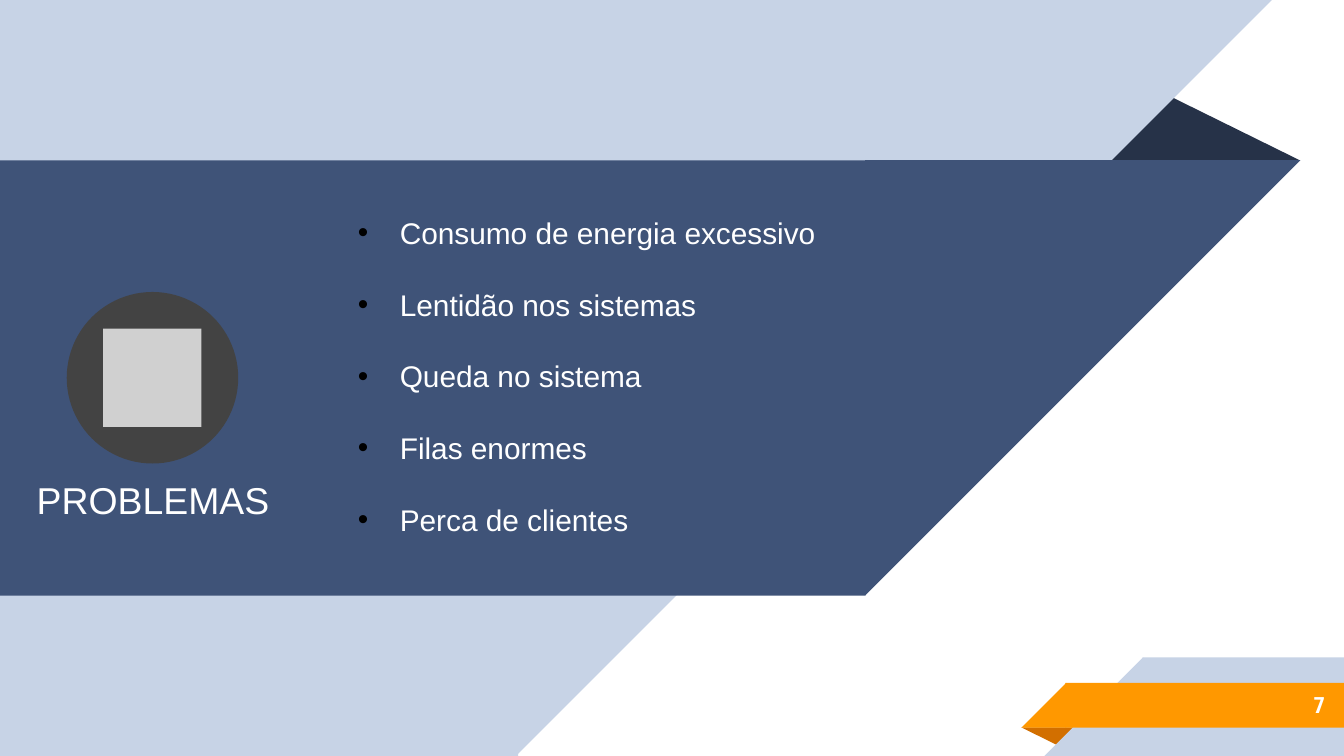
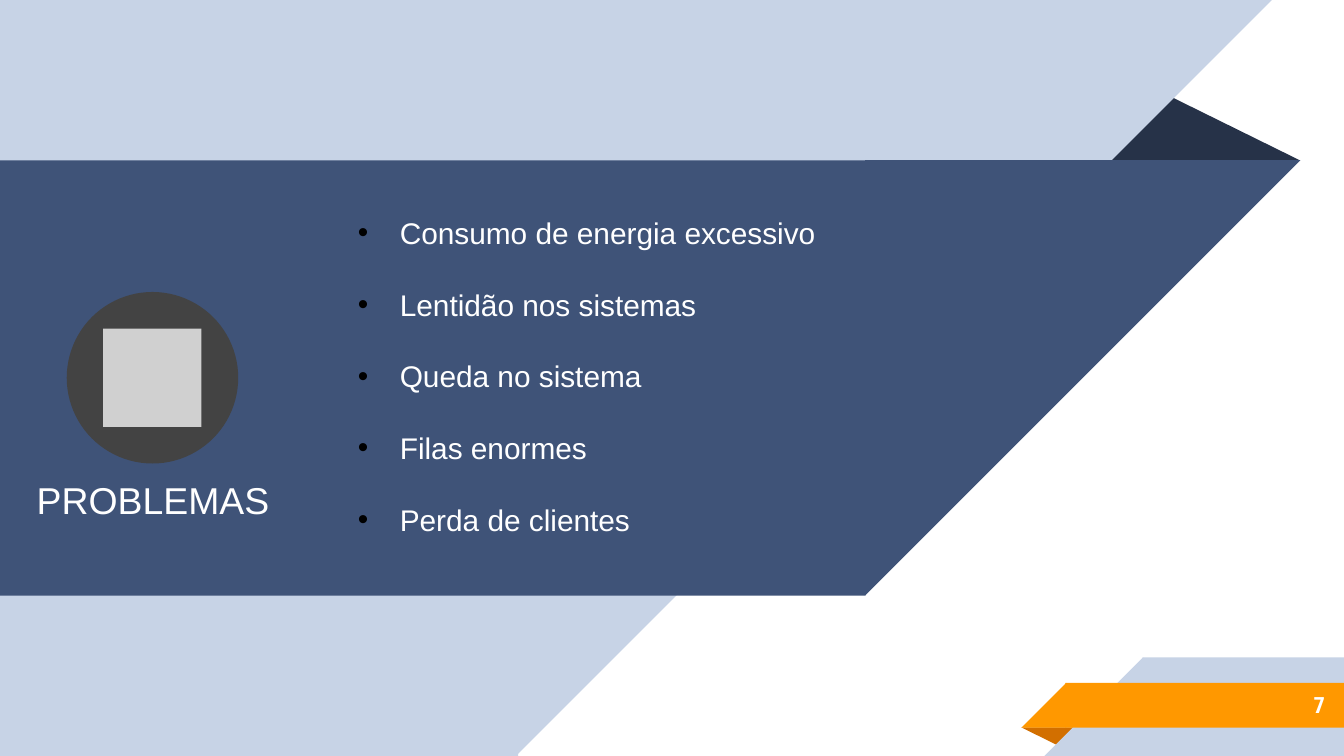
Before and after one commit to sergioetrindade/GRUPO-10-2ADSA, a slide deck: slide 7 of Documentação/ppts/Apresentação.pptx. Drawn at 1344x756 pixels with LibreOffice and Linux fonts; fonts in the diff are those of the drawing; grey boxes stand for pictures. Boxes give left, top, right and bottom in pixels: in the first picture for what was removed or moved away, otherwise in the second. Text is boxed around its words. In the diff, an @@ line names an element or a change of style, - is before the commit and + after.

```diff
--- a/Documentação/ppts/Apresentação.pptx
+++ b/Documentação/ppts/Apresentação.pptx
@@ text at box(400, 509, 630, 532): text changed @@
-• Perca de clientes
+• Perda de clientes
```
Also in this commit, not shown: 3 other slides changed, 2 other files.
